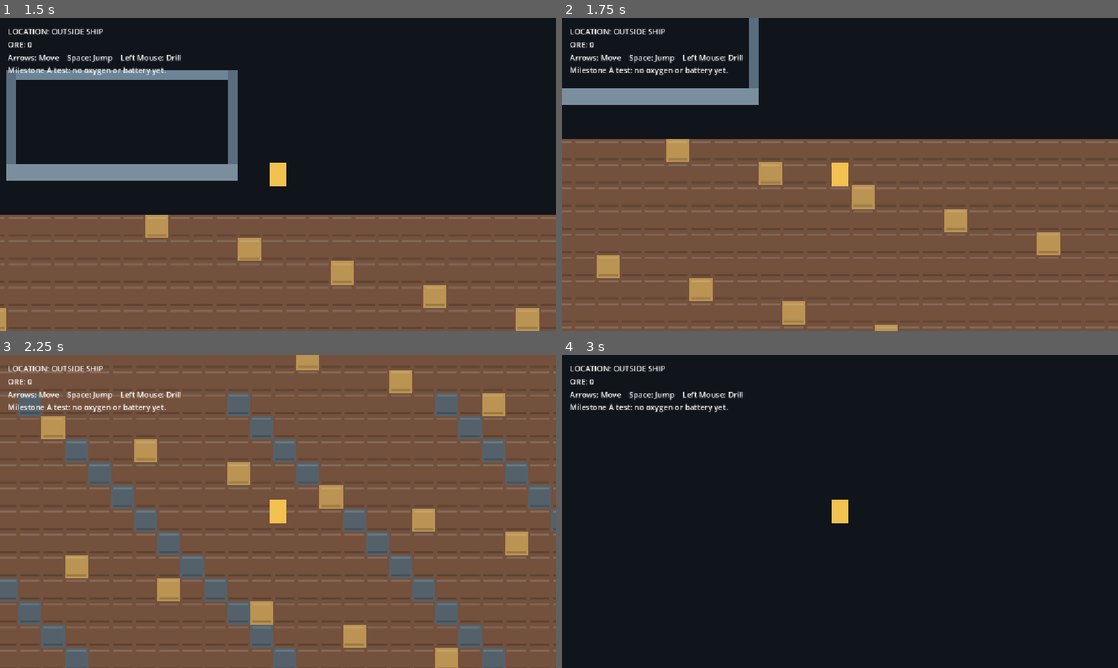
Above: before the commit, frames 1-4 (two rows, left to right).
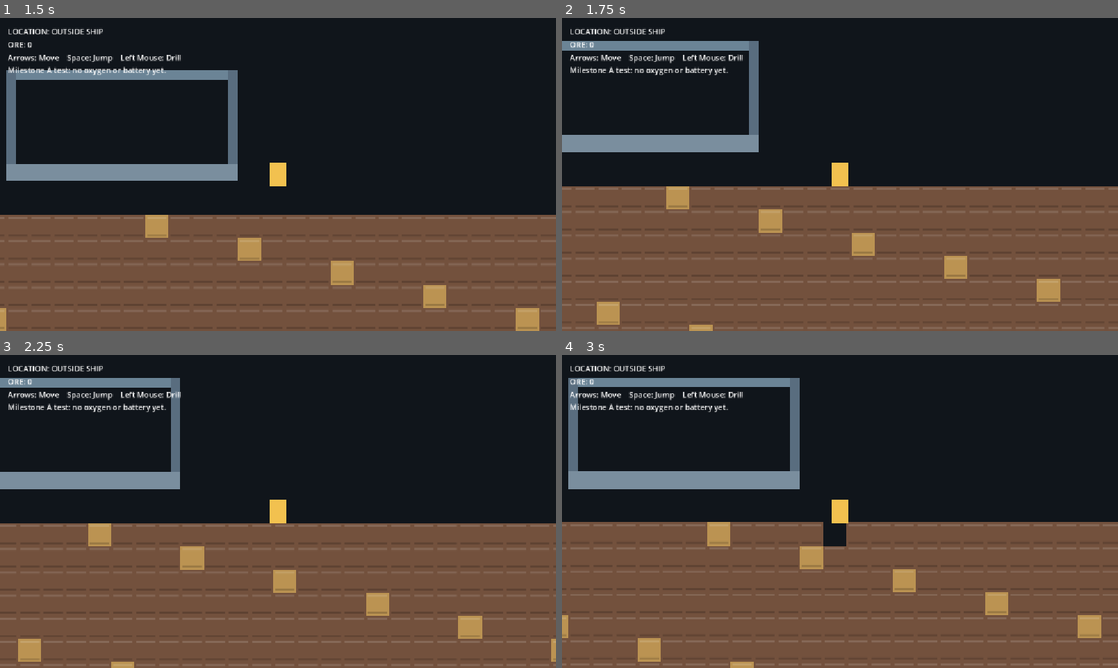
Above: after the commit, the same moments.

Repository: CaptainTiki/DIG
Game: Godot game, scene res://scenes/world/world.tscn
The game is run twice, just before and just after one commit, with the same random seed, the same clock (stepped at 60 frames per second) and the same inputs.
Inputs (mouse positions are in pixels of both pictures, inside the frame that each line leads up to):
- Up to frame 1 (1.5 s): tap Enter (ui_accept) at 0.5, 0.77 s; move the mouse to (400, 158) at 0.52 s; hold Right (ui_right) from 0.53 s (still down); click (400, 158) at 0.67 s; move the mouse to (166, 190) at 1.27 s
- Up to frame 2 (1.75 s): keep holding Right (ui_right); tap Enter (ui_accept) at 1.52 s
- Up to frame 3 (2.25 s): move the mouse to (333, 442) at 2.02 s; release Right (ui_right) at 2.03 s; hold Left (ui_left) from 2.03 s (still down)
- Up to frame 4 (3 s): move the mouse to (812, 574) at 2.77 s; release Left (ui_left) at 2.78 s; hold Right (ui_right) from 2.78 s (still down); click (812, 574) at 2.92 s

Frame 1 is identical in both runs. In frame 2, 22% of the frame differs, in the area x 0-100%, y 0-100%; in frame 3, 65%; in frame 4, 51%.

Commit message:
Fix generated terrain collision layers

Diff:
--- a/scripts/terrain/terrain.gd
+++ b/scripts/terrain/terrain.gd
@@ -36,6 +36,9 @@
     var atlas := TileSetAtlasSource.new()
     atlas.texture = ImageTexture.create_from_image(atlas_image)
     atlas.texture_region_size = Vector2i(CELL_SIZE, CELL_SIZE)
+    # Add the atlas before configuring tile collision data so it inherits the
+    # TileSet's physics layers. Otherwise TileData has no physics layer 0.
+    tiles.add_source(atlas, SOURCE_ID)
     for i in range(3):
         var coordinates := Vector2i(i, 0)
         atlas.create_tile(coordinates)
@@ -46,7 +49,6 @@
             Vector2(12, 12), Vector2(-12, 12)
         ]))
 
-    tiles.add_source(atlas, SOURCE_ID)
     tile_set = tiles
 
 
